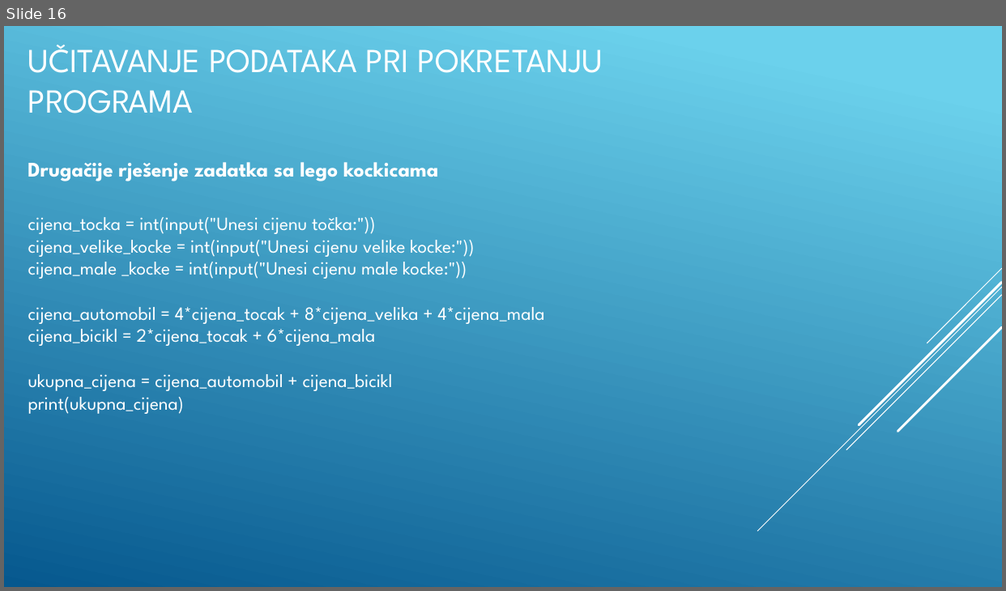
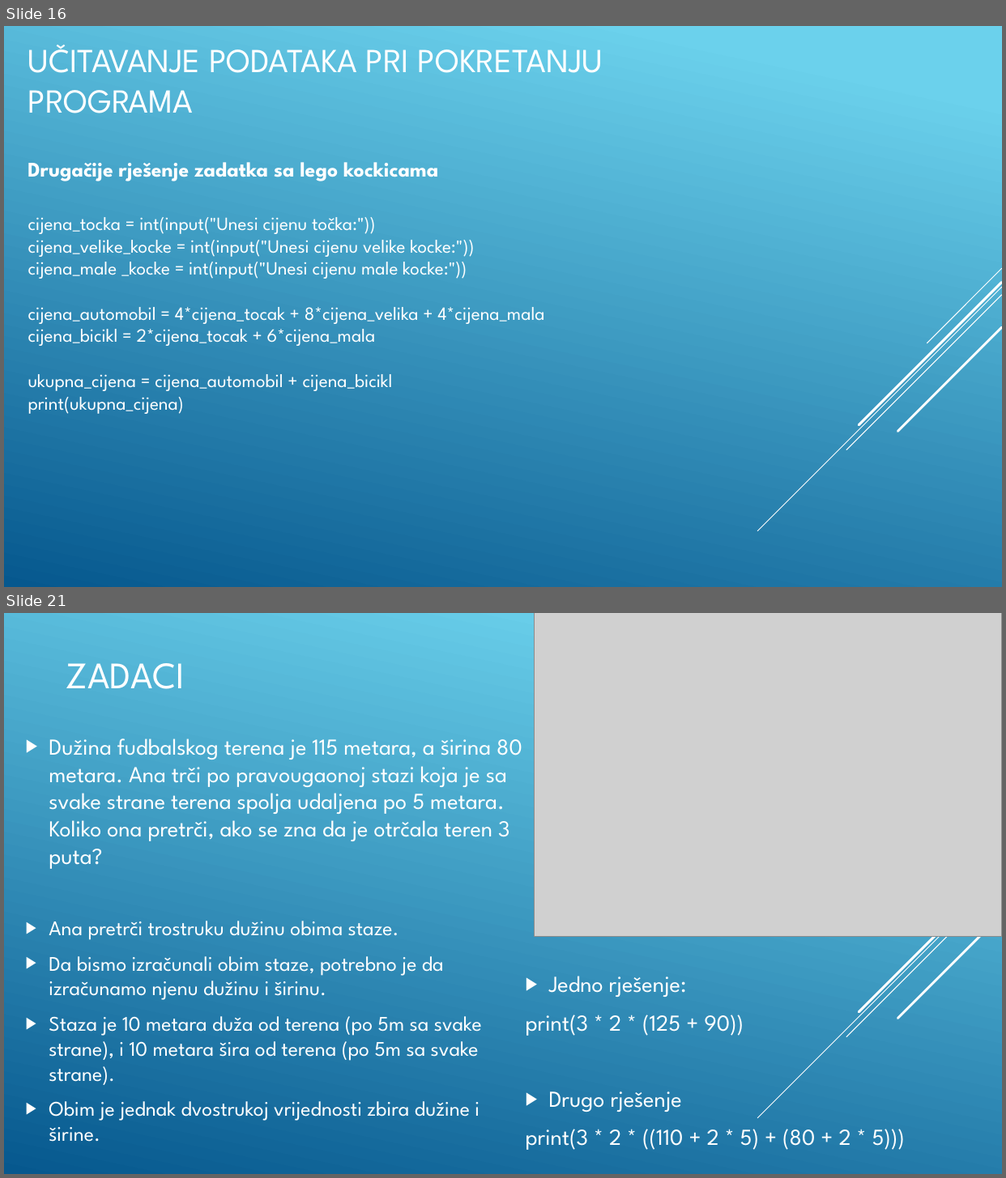
Before and after one commit to BaDnja/Kursevi, a slide deck: Python/Python-Osnovni-kurs/Izracunavanje/1-Osnovne aritmeticke operacije i primjena/Prezentacija.pptx. Shown one above the other, each under a label of ours: slide 16 before the commit, slides 16 and 21 after it; the slides between them are not shown. The pictures are 1006x591 and 1006x1178 pixels, drawn with LibreOffice and Linux fonts; fonts in the diff are those of the drawing; grey boxes stand for pictures. Boxes give left, top, right and bottom in pixels: in the first picture for what was removed or moved away, otherwise in the second. Text is boxed around its words. In the diff, an @@ line names an element or a change of style, - is before the commit and + after.

```diff
--- a/Python/Python-Osnovni-kurs/Izracunavanje/1-Osnovne aritmeticke operacije i primjena/Prezentacija.pptx
+++ b/Python/Python-Osnovni-kurs/Izracunavanje/1-Osnovne aritmeticke operacije i primjena/Prezentacija.pptx
@@ slide 21 added at (4, 613, 1002, 1174), background gradient #6ED2EB to #06588E; not listed: 5 template elements that a slide beside it also shows @@
@@ picture added at (534, 613, 1002, 936) @@
@@ title added at (66, 663, 185, 689), 36 pt, text #FFFFFF @@
+ZADACI
@@ text added at (49, 739, 522, 1142), 20 pt, text #FFFFFF @@
+▶ Dužina fudbalskog terena je 115 metara, a širina 80 metara. Ana trči po pravougaonoj stazi koja je sa svake strane terena spolja udaljena po 5 metara. Koliko ona pretrči, ako se zna da je otrčala teren 3 puta?
+▶ Ana pretrči trostruku dužinu obima staze.
+▶ Da bismo izračunali obim staze, potrebno je da izračunamo njenu dužinu i širinu.
+▶ Staza je 10 metara duža od terena (po 5m sa svake strane), i 10 metara šira od terena (po 5m sa svake strane).
+▶ Obim je jednak dvostrukoj vrijednosti zbira dužine i širine.
@@ text added at (526, 976, 905, 1150), 22 pt, text #FFFFFF @@
+▶ Jedno rješenje:
+print(3 * 2 * (125 + 90))
+▶ Drugo rješenje
+print(3 * 2 * ((110 + 2 * 5) + (80 + 2 * 5)))
```
Also in this commit, not shown: 3 slides changed, 6 other slides added, 3 other files.
